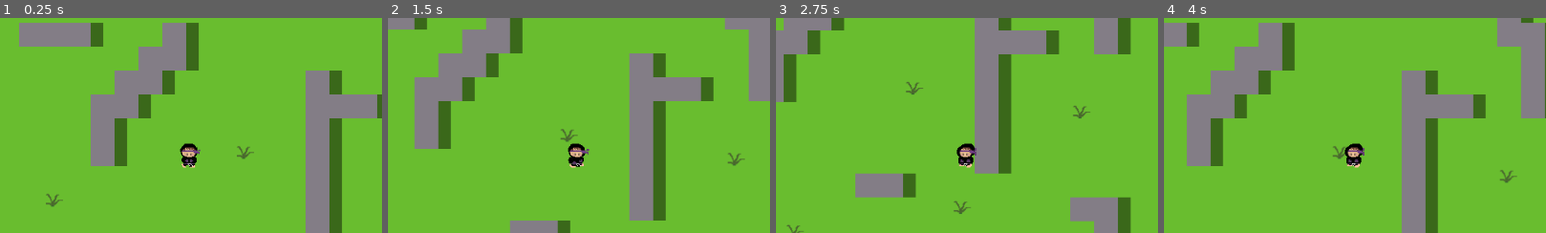
Above: before the commit, frames 1-4 (left to right).
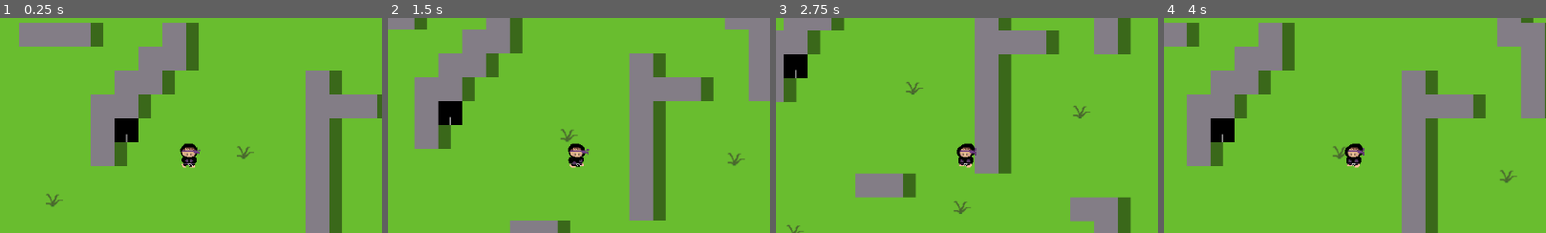
Above: after the commit, the same moments.

Repository: Kyler42/RPGPrototype
Game: Godot game, scene res://Assets/Levels/Prototypes/TestLevel.tscn
The game is run twice, just before and just after one commit, with the same random seed, the same clock (stepped at 60 frames per second) and the same inputs.
Inputs:
- Up to frame 1 (0.25 s): no input
- Up to frame 2 (1.5 s): tap Enter at 0.5 s; hold D (movement_right) 0.53-1.28 s; tap K (action_attack) at 0.6 s; tap E (action_interact, bound only after the commit) at 0.8, 1.35 s; hold S (movement_down) from 1.28 s (still down)
- Up to frame 3 (2.75 s): tap K (action_attack) at 1.55, 2.1 s; release S (movement_down) at 2.03 s; hold D (movement_right) from 2.03 s (still down); tap E (action_interact, bound only after the commit) at 2.3 s
- Up to frame 4 (4 s): release D (movement_right) at 2.78 s; hold W (movement_up) 2.78-3.53 s; tap E (action_interact, bound only after the commit) at 2.85, 3.8 s; tap K (action_attack) at 3.05, 3.6 s; hold A (movement_left) from 3.53 s (still down)
The pictures show only the part of the screen within x 25-75%, y 20-70%; the shares and areas given below are measured in that part.

The runs differ from the first frame. In frame 1, 0.7% of the frame differs, in the area x 30-37%, y 46-58%; in frame 2, 0.7%, in the area x 13-20%, y 38-50%; in frame 3, 0.7%; in frame 4, 0.7%.

Commit message:
chase and escape
rotation when chasing and stops chasing once far enough way

Diff:
--- /dev/null
+++ b/RPGPrototype/Assets/Actors/ConvoProtoNPC.gd
@@ -0,0 +1,18 @@
+extends KinematicBody2D
+
+
+# Declare member variables here. Examples:
+# var a = 2
+# var b = "text"
+
+
+# Called when the node enters the scene tree for the first time.
+func _ready():
+	pass # Replace with function body.
+
+func _talk():
+	print("Howdy there!")
+
+# Called every frame. 'delta' is the elapsed time since the previous frame.
+#func _process(delta):
+#	pass
--- /dev/null
+++ b/RPGPrototype/Assets/Actors/ConvoProtoNPC.tscn
@@ -0,0 +1,19 @@
+[gd_scene load_steps=4 format=2]
+
+[ext_resource path="res://Assets/Art/Prototype/testplayerblock.png" type="Texture" id=1]
+[ext_resource path="res://Assets/Actors/ConvoProtoNPC.gd" type="Script" id=2]
+
+[sub_resource type="RectangleShape2D" id=1]
+extents = Vector2( 15.9853, 15.9724 )
+
+[node name="ConvoProtoNPC" type="KinematicBody2D" groups=[
+"speaker",
+]]
+rotation = 3.14159
+script = ExtResource( 2 )
+
+[node name="ConvoProtoNPC_Sprite" type="Sprite" parent="."]
+texture = ExtResource( 1 )
+
+[node name="ConvoProtoNPC_Collision" type="CollisionShape2D" parent="."]
+shape = SubResource( 1 )
--- a/RPGPrototype/Assets/Actors/NPCPrototype.gd
+++ b/RPGPrototype/Assets/Actors/NPCPrototype.gd
@@ -35,7 +35,6 @@
 	#update health label when hit
 	$HealthLabel.text = ("%0*d" % [2, health])
 	print("Roll:", randdamage)
-	print(health)
 	#death check
 	if health <= 0:
 		queue_free()
@@ -49,22 +48,18 @@
 			#right
 			velocity.x += 1
 			rotation_degrees = 90
-			print(velocity.x)
 		elif randmovement == 2:
 			#left
 			velocity.x -= 1
 			rotation_degrees = 270
-			print(velocity.x)
 		elif randmovement == 3:
 			#down
 			velocity.y += 1
 			rotation_degrees = 180
-			print(velocity.y)
 		elif randmovement == 4:
 			#up
 			velocity.y -= 1
 			rotation_degrees = 0
-			print(velocity.y)
 		velocity = velocity.normalized() * speed
 		$Timer2.start()
 
@@ -85,22 +80,25 @@
 func _on_Area2D_body_entered(body):
 	if body.is_in_group("player"):
 		engaged = true
-		print("detected")
-		print (engaged)
 
 
 func _attack_player():
+	velocity = Vector2()
 	velocity = (player.position - position).normalized() * speed
-	print(velocity.x, velocity.y)
-	if velocity.x >= 1:
+	if velocity.x >= 50:
 		rotation_degrees = 90
-	elif velocity.x <= -1:
+	elif velocity.x <= -50:
 		rotation_degrees = 270
-	elif velocity.y >= 1:
+	elif velocity.y >= 50 && velocity.y > velocity.x:
 		rotation_degrees = 180
-	elif velocity.y <= -1:
+	elif velocity.y <= -50 && velocity.y < velocity.x:
 		rotation_degrees = 0
 	if enemyraycast.is_colliding():
 		var enemycollider = enemyraycast.get_collider()
 		if enemycollider.is_in_group("player"):
 			player._unlucky()
+
+
+func _on_Escape_Area2D_body_exited(body):
+	if body.is_in_group("player"):
+		engaged = false
--- a/RPGPrototype/Assets/Actors/NPCPrototype.tscn
+++ b/RPGPrototype/Assets/Actors/NPCPrototype.tscn
@@ -8,6 +8,9 @@
 
 [sub_resource type="CircleShape2D" id=2]
 radius = 89.9679
+
+[sub_resource type="CircleShape2D" id=3]
+radius = 185.541
 
 [node name="NPCPrototype" type="KinematicBody2D" groups=[
 "enemy",
@@ -38,14 +41,20 @@
 
 [node name="Timer2" type="Timer" parent="."]
 
-[node name="Area2D" type="Area2D" parent="."]
+[node name="Detection_Area2D" type="Area2D" parent="."]
 
-[node name="CollisionShape2D" type="CollisionShape2D" parent="Area2D"]
+[node name="CollisionShape2D" type="CollisionShape2D" parent="Detection_Area2D"]
 shape = SubResource( 2 )
 
 [node name="NPC_Raycast" type="RayCast2D" parent="."]
 enabled = true
 cast_to = Vector2( 0, -20 )
+
+[node name="Escape_Area2D" type="Area2D" parent="."]
+
+[node name="CollisionShape2D" type="CollisionShape2D" parent="Escape_Area2D"]
+shape = SubResource( 3 )
 [connection signal="timeout" from="Timer" to="." method="_on_Timer_timeout"]
 [connection signal="timeout" from="Timer2" to="." method="_on_Timer2_timeout"]
-[connection signal="body_entered" from="Area2D" to="." method="_on_Area2D_body_entered"]
+[connection signal="body_entered" from="Detection_Area2D" to="." method="_on_Area2D_body_entered"]
+[connection signal="body_exited" from="Escape_Area2D" to="." method="_on_Escape_Area2D_body_exited"]
--- a/RPGPrototype/Assets/Actors/Player.gd
+++ b/RPGPrototype/Assets/Actors/Player.gd
@@ -28,8 +28,9 @@
 		$PlayerRaycast.rotation_degrees = 0
 	velocity = velocity.normalized() * speed
 	if Input.is_action_just_pressed('action_attack'):
-		print("attack!")
 		_attack()
+	if Input.is_action_just_pressed('action_interact'):
+		_interact()
 
 
 #when attack button is clicked, check if it was on an enemy and move to damage
@@ -39,9 +40,14 @@
 		if collider.is_in_group("enemy"):
 			collider._takedamage()
 
+func _interact():
+	if PlayerRaycast.is_colliding():
+		var collider = PlayerRaycast.get_collider()
+		if collider.is_in_group("speaker"):
+			collider._talk()
+
 func _unlucky():
 	playerhealth -= 10
-	print("hit")
 	if playerhealth <= 0:
 # warning-ignore:return_value_discarded
 		get_tree().reload_current_scene()
--- a/RPGPrototype/Assets/Levels/Prototypes/TestLevel.tscn
+++ b/RPGPrototype/Assets/Levels/Prototypes/TestLevel.tscn
@@ -7,6 +7,7 @@
 [ext_resource path="res://Assets/Art/Prototype/pgrass_weed.png" type="Texture" id=5]
 [ext_resource path="res://Assets/Art/Prototype/pgrass_base.png" type="Texture" id=6]
 [ext_resource path="res://Assets/Art/Prototype/pshadow.png" type="Texture" id=7]
+[ext_resource path="res://Assets/Actors/ConvoProtoNPC.tscn" type="PackedScene" id=8]
 
 [sub_resource type="ConvexPolygonShape2D" id=1]
 points = PoolVector2Array( 0, 0, 32, 0, 32, 32, 0, 32 )
@@ -98,14 +99,17 @@
 format = 1
 tile_data = PoolIntArray( 0, 0, 0, 1, 0, 0, 2, 0, 0, 3, 0, 0, 4, 0, 0, 5, 0, 0, 6, 0, 0, 7, 0, 0, 8, 0, 0, 9, 0, 0, 10, …(8345 unchanged characters)…
 
+[node name="Player" parent="." instance=ExtResource( 2 )]
+position = Vector2( 387.965, 337.628 )
+
+[node name="NPCPrototype" parent="." instance=ExtResource( 3 )]
+position = Vector2( 545.835, 132.315 )
+
+[node name="ConvoProtoNPC" parent="." instance=ExtResource( 8 )]
+position = Vector2( 304.182, 304.113 )
+
 [node name="TestLevel_TileMap2" type="TileMap" parent="."]
 tile_set = SubResource( 4 )
 cell_size = Vector2( 32, 32 )
 format = 1
 tile_data = PoolIntArray( 65537, 0, 0, 65558, 0, 0, 65564, 0, 0, 131073, 0, 0, 131094, 0, 0, 131099, 0, 0, 196609, 0, 0 …(624 unchanged characters)…
-
-[node name="Player" parent="." instance=ExtResource( 2 )]
-position = Vector2( 387.965, 337.628 )
-
-[node name="NPCPrototype" parent="." instance=ExtResource( 3 )]
-position = Vector2( 545.835, 132.315 )
--- a/RPGPrototype/project.godot
+++ b/RPGPrototype/project.godot
@@ -111,6 +111,11 @@
 "events": [ Object(InputEventKey,"resource_local_to_scene":false,"resource_name":"","device":0,"alt":false,"shift":false,"control":false,"meta":false,"command":false,"pressed":false,"scancode":75,"unicode":0,"echo":false,"script":null)
  ]
 }
+action_interact={
+"deadzone": 0.5,
+"events": [ Object(InputEventKey,"resource_local_to_scene":false,"resource_name":"","device":0,"alt":false,"shift":false,"control":false,"meta":false,"command":false,"pressed":false,"scancode":69,"unicode":0,"echo":false,"script":null)
+ ]
+}
 
 [rendering]
 
Not shown: 1 places in RPGPrototype/Assets/Actors/NPCPrototype.tscn that only renumber resources
Not shown: 1 places in RPGPrototype/Assets/Levels/Prototypes/TestLevel.tscn that only renumber resources
